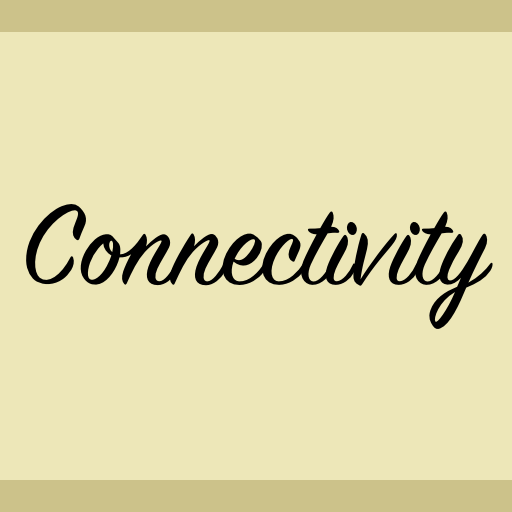
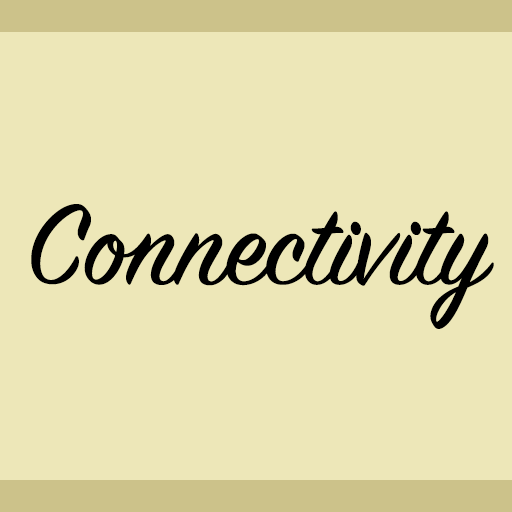
Before/after of a 512 x 512 layered artwork. What changed in the layer stack:
painted on "Connectivity" over [26, 204, 494, 329]
